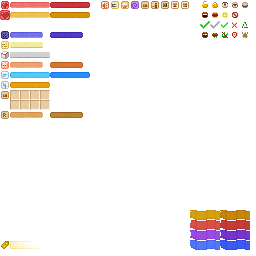
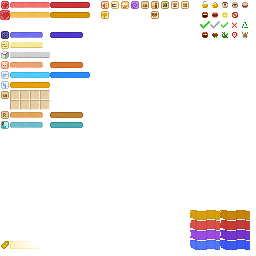
Two versions of the same layered image (256x256). Layer-by-layer changes:
added layer "无敌" above "坐肩膀冷却 - 满" over [101, 3, 109, 19]
added layer "坐肩膀冷却 - 满" above "坐肩膀冷却 - 空" over [50, 122, 83, 128]
added layer "坐肩膀冷却 - 空" above "坐肩膀" over [10, 122, 43, 128]
added layer "坐肩膀" above "驯服" over [1, 121, 9, 129]
added layer "驯服" above "标签 - 黄 拷贝" over [151, 11, 159, 19]
